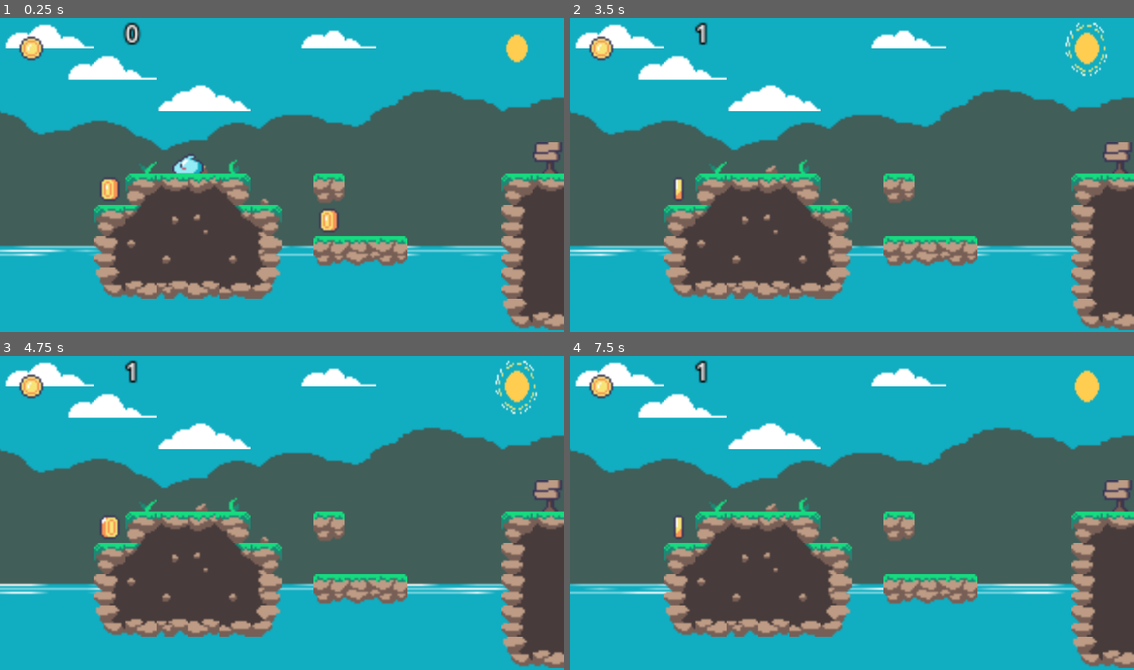
Above: before the commit, frames 1-4 (two rows, left to right).
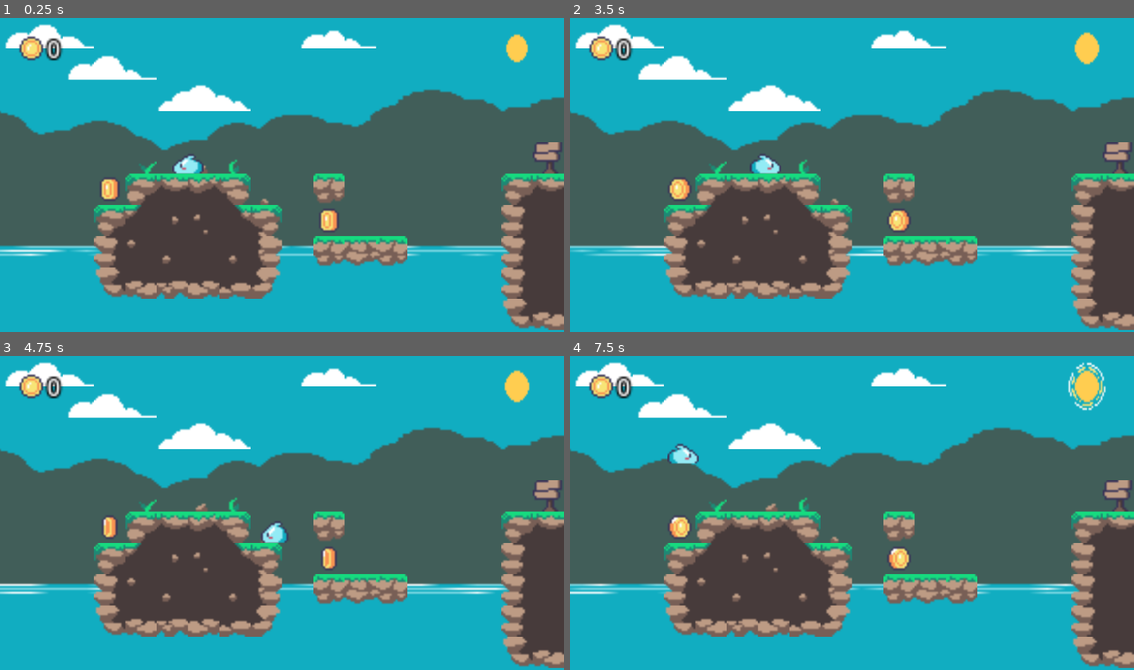
Above: after the commit, the same moments.

Repository: jacmba/godot-2d-platformer-game
Game: Godot game, scene res://scenes/world/stage.tscn
Two runs of this game, one before a commit and one after it. Both use one fixed random seed, a clock stepped at 60 frames per second and the inputs below. The project has no main scene, so this scene is started directly.
Inputs:
- Up to frame 1 (0.25 s): no input
- Up to frame 2 (3.5 s): hold Right (move_right) 0.53-2.03 s; tap Space (jump) at 0.77, 1.52, 3.02 s; hold Left (move_left) 2.03-2.78 s; hold Right (move_right) from 2.78 s (still down)
- Up to frame 3 (4.75 s): tap Space (jump) at 3.77, 4.52 s; release Right (move_right) at 4.28 s; hold Left (move_left) from 4.28 s (still down)
- Up to frame 4 (7.5 s): release Left (move_left) at 5.03 s; hold Right (move_right) 5.03-5.78 s; hold Left (move_left) 5.78-7.28 s; tap Space (jump) at 6.02, 6.77 s; hold Right (move_right) from 7.28 s (still down)

The runs differ from the first frame. In frame 1, 0.4% of the frame differs, in the area x 7-26%, y 1-14%; in frame 2, 2.1%; in frame 3, 1.2%; in frame 4, 2.3%, in the area x 0-95%, y 1-76%.

Commit message:
Added dead zone

Diff:
--- a/project.godot
+++ b/project.godot
@@ -26,11 +26,13 @@
 move_left={
 "deadzone": 0.5,
 "events": [Object(InputEventKey,"resource_local_to_scene":false,"resource_name":"","device":-1,"window_id":0,"alt_press …(182 unchanged characters)…
+, Object(InputEventKey,"resource_local_to_scene":false,"resource_name":"","device":-1,"window_id":0,"alt_pressed":false,"shift_pressed":false,"ctrl_pressed":false,"meta_pressed":false,"pressed":false,"keycode":0,"physical_keycode":65,"key_label":0,"unicode":97,"echo":false,"script":null)
 ]
 }
 move_right={
 "deadzone": 0.5,
 "events": [Object(InputEventKey,"resource_local_to_scene":false,"resource_name":"","device":-1,"window_id":0,"alt_press …(182 unchanged characters)…
+, Object(InputEventKey,"resource_local_to_scene":false,"resource_name":"","device":-1,"window_id":0,"alt_pressed":false,"shift_pressed":false,"ctrl_pressed":false,"meta_pressed":false,"pressed":false,"keycode":0,"physical_keycode":68,"key_label":0,"unicode":100,"echo":false,"script":null)
 ]
 }
 jump={
@@ -39,3 +41,7 @@
 , Object(InputEventKey,"resource_local_to_scene":false,"resource_name":"","device":-1,"window_id":0,"alt_pressed":false,"shift_pressed":false,"ctrl_pressed":false,"meta_pressed":false,"pressed":false,"keycode":0,"physical_keycode":4194326,"key_label":0,"unicode":0,"echo":false,"script":null)
 ]
 }
+
+[rendering]
+
+renderer/rendering_method="gl_compatibility"
--- a/scenes/world/stage.tscn
+++ b/scenes/world/stage.tscn
@@ -10,6 +10,7 @@
 [ext_resource type="Texture2D" uid="uid://bbdfsjc0vrx5n" path="res://rocky_roads/Objects/coin_gold.png" id="4_x54li"]
 [ext_resource type="PackedScene" uid="uid://cjj0s16uapswj" path="res://scenes/packed/coin.tscn" id="5_3cmro"]
 [ext_resource type="Texture2D" uid="uid://djtqc4iegjyk" path="res://rocky_roads/Deco/sun.png" id="5_8wgg7"]
+[ext_resource type="Script" path="res://scripts/deadZone.gd" id="9_cytmb"]
 
 [sub_resource type="TileMapPattern" id="TileMapPattern_gbeb3"]
 tile_data = PackedInt32Array(0, 131072, 1, 1, 196608, 1, 2, 262144, 1, 3, 327680, 1)
@@ -183,6 +184,21 @@
 outline_size = 4
 outline_color = Color(0, 0, 0, 1)
 
+[sub_resource type="Animation" id="Animation_nq1pc"]
+length = 0.001
+tracks/0/type = "value"
+tracks/0/imported = false
+tracks/0/enabled = true
+tracks/0/path = NodePath(".:frame")
+tracks/0/interp = 1
+tracks/0/loop_wrap = true
+tracks/0/keys = {
+"times": PackedFloat32Array(0),
+"transitions": PackedFloat32Array(1),
+"update": 1,
+"values": [0]
+}
+
 [sub_resource type="Animation" id="Animation_x0akn"]
 resource_name = "shine"
 length = 1.25
@@ -200,7 +216,13 @@
 "values": [0, 1, 2, 3, 4, 5]
 }
 
-[sub_resource type="Animation" id="Animation_nq1pc"]
+[sub_resource type="AnimationLibrary" id="AnimationLibrary_68lno"]
+_data = {
+"RESET": SubResource("Animation_nq1pc"),
+"shine": SubResource("Animation_x0akn")
+}
+
+[sub_resource type="Animation" id="Animation_70vri"]
 length = 0.001
 tracks/0/type = "value"
 tracks/0/imported = false
@@ -213,12 +235,6 @@
 "transitions": PackedFloat32Array(1),
 "update": 1,
 "values": [0]
-}
-
-[sub_resource type="AnimationLibrary" id="AnimationLibrary_68lno"]
-_data = {
-"RESET": SubResource("Animation_nq1pc"),
-"shine": SubResource("Animation_x0akn")
 }
 
 [sub_resource type="Animation" id="Animation_tpktm"]
@@ -238,41 +254,29 @@
 "values": [0, 1, 2, 3, 4, 5, 6, 7]
 }
 
-[sub_resource type="Animation" id="Animation_70vri"]
-length = 0.001
-tracks/0/type = "value"
-tracks/0/imported = false
-tracks/0/enabled = true
-tracks/0/path = NodePath(".:frame")
-tracks/0/interp = 1
-tracks/0/loop_wrap = true
-tracks/0/keys = {
-"times": PackedFloat32Array(0),
-"transitions": PackedFloat32Array(1),
-"update": 1,
-"values": [0]
-}
-
 [sub_resource type="AnimationLibrary" id="AnimationLibrary_xdx75"]
 _data = {
 "RESET": SubResource("Animation_70vri"),
 "wave": SubResource("Animation_tpktm")
 }
 
+[sub_resource type="RectangleShape2D" id="RectangleShape2D_83pxt"]
+size = Vector2(512, 104)
+
 [node name="stage" type="TileMap"]
 tile_set = SubResource("TileSet_t2dct")
 format = 2
 layer_0/tile_data = PackedInt32Array(196602, 65536, 3, 131070, 327680, 2, 131071, 393216, 2, 196607, 393216, 3, 262138, …(954 unchanged characters)…
 
-[node name="HUD" type="AspectRatioContainer" parent="." groups=["coin_listeners"]]
-offset_left = -144.0
-offset_top = -80.0
-offset_right = 144.0
-offset_bottom = 80.0
+[node name="HUD" type="CanvasLayer" parent="." groups=["coin_listeners", "dead_zone_listeners"]]
+follow_viewport_enabled = true
 script = ExtResource("4_t5sev")
 
 [node name="CoinCounter" type="Label" parent="HUD"]
-layout_mode = 2
+offset_left = -120.0
+offset_top = -72.0
+offset_right = -113.0
+offset_bottom = -55.0
 size_flags_horizontal = 0
 size_flags_vertical = 0
 theme_override_font_sizes/font_size = 16
@@ -281,58 +285,75 @@
 vertical_alignment = 1
 
 [node name="CoinIcon" type="Sprite2D" parent="HUD"]
-position = Vector2(16, 16)
-scale = Vector2(1, 1)
+position = Vector2(-128, -64)
 texture = ExtResource("4_x54li")
 hframes = 8
 
-[node name="Background" type="Node2D" parent="."]
+[node name="Scenery" type="Node" parent="."]
+
+[node name="Background" type="Node2D" parent="Scenery"]
 show_behind_parent = true
 z_index = -100
 z_as_relative = false
 
-[node name="Sky" type="Sprite2D" parent="Background"]
+[node name="Sky" type="Sprite2D" parent="Scenery/Background"]
 position = Vector2(4.76837e-06, -40)
 scale = Vector2(1.3125, 8)
 texture = ExtResource("2_amc0b")
 
-[node name="Sun" type="Sprite2D" parent="Background"]
+[node name="Sun" type="Sprite2D" parent="Scenery/Background"]
 position = Vector2(120, -64)
 scale = Vector2(0.78125, 1)
 texture = ExtResource("5_8wgg7")
 hframes = 6
 
-[node name="AnimationPlayer" type="AnimationPlayer" parent="Background/Sun"]
+[node name="AnimationPlayer" type="AnimationPlayer" parent="Scenery/Background/Sun"]
 autoplay = "shine"
 libraries = {
 "": SubResource("AnimationLibrary_68lno")
 }
 
-[node name="Trees" type="Sprite2D" parent="Background"]
+[node name="Trees" type="Sprite2D" parent="Scenery/Background"]
 position = Vector2(0, -24)
 scale = Vector2(1.1875, 0.988281)
 texture = ExtResource("4_5j00f")
 
-[node name="Water" type="Sprite2D" parent="Background"]
+[node name="Water" type="Sprite2D" parent="Scenery/Background"]
 position = Vector2(0, 48)
 scale = Vector2(9.5, 1)
 texture = ExtResource("2_amc0b")
 hframes = 8
 
-[node name="AnimationPlayer" type="AnimationPlayer" parent="Background/Water"]
+[node name="AnimationPlayer" type="AnimationPlayer" parent="Scenery/Background/Water"]
 autoplay = "wave"
 libraries = {
 "": SubResource("AnimationLibrary_xdx75")
 }
 
+[node name="Areas" type="Node" parent="Scenery"]
+
+[node name="DeadZone" type="Area2D" parent="Scenery/Areas"]
+collision_mask = 512
+script = ExtResource("9_cytmb")
+
+[node name="CollisionShape2D" type="CollisionShape2D" parent="Scenery/Areas/DeadZone"]
+position = Vector2(0, 140)
+shape = SubResource("RectangleShape2D_83pxt")
+
 [node name="Camera2D" type="Camera2D" parent="."]
 zoom = Vector2(4, 4)
 
-[node name="coin" parent="." groups=["coins"] instance=ExtResource("5_3cmro")]
+[node name="Objects" type="Node" parent="."]
+
+[node name="Coins" type="Node" parent="Objects"]
+
+[node name="coin" parent="Objects/Coins" groups=["coins"] instance=ExtResource("5_3cmro")]
 position = Vector2(-88, 8)
 
-[node name="coin2" parent="." groups=["coins"] instance=ExtResource("5_3cmro")]
+[node name="coin2" parent="Objects/Coins" groups=["coins"] instance=ExtResource("5_3cmro")]
 position = Vector2(24, 24)
 
 [node name="Player" parent="." instance=ExtResource("2_jrnl7")]
 position = Vector2(-48, -8)
+
+[connection signal="body_entered" from="Scenery/Areas/DeadZone" to="Scenery/Areas/DeadZone" method="_on_zone_entered"]
--- a/scripts/coin.gd
+++ b/scripts/coin.gd
@@ -1,5 +1,5 @@
 extends Sprite2D
 
-func _on_area_2d_body_entered(body):
+func _on_area_2d_body_entered(_body):
 	get_tree().call_group("coin_listeners", "_on_coin_collected")
 	queue_free()
--- /dev/null
+++ b/scripts/deadZone.gd
@@ -0,0 +1,4 @@
+extends Area2D
+
+func _on_zone_entered(_body):
+	get_tree().call_group("dead_zone_listeners", "_on_dead_zone_entered")
--- a/scripts/inventory.gd
+++ b/scripts/inventory.gd
@@ -7,3 +7,6 @@
 func _on_coin_collected():
 	coins += 1
 	coin_counter.text = str(coins)
+
+func _on_dead_zone_entered():
+	get_tree().reload_current_scene()
Not shown: 1 places in scenes/world/stage.tscn that only renumber resources
